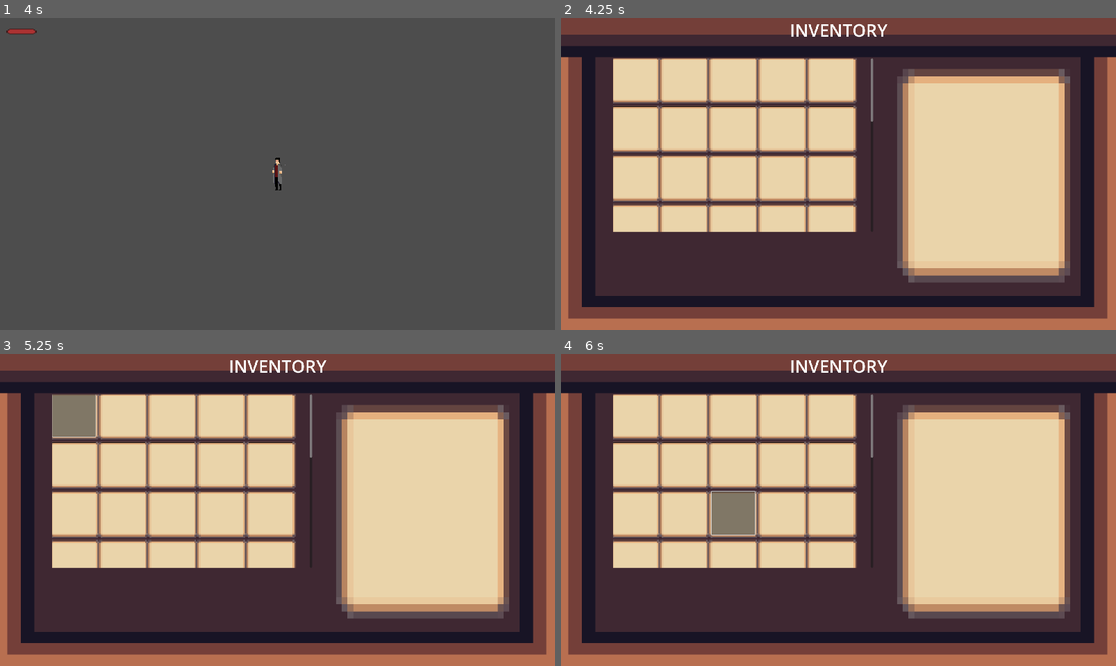
Above: before the commit, frames 1-4 (two rows, left to right).
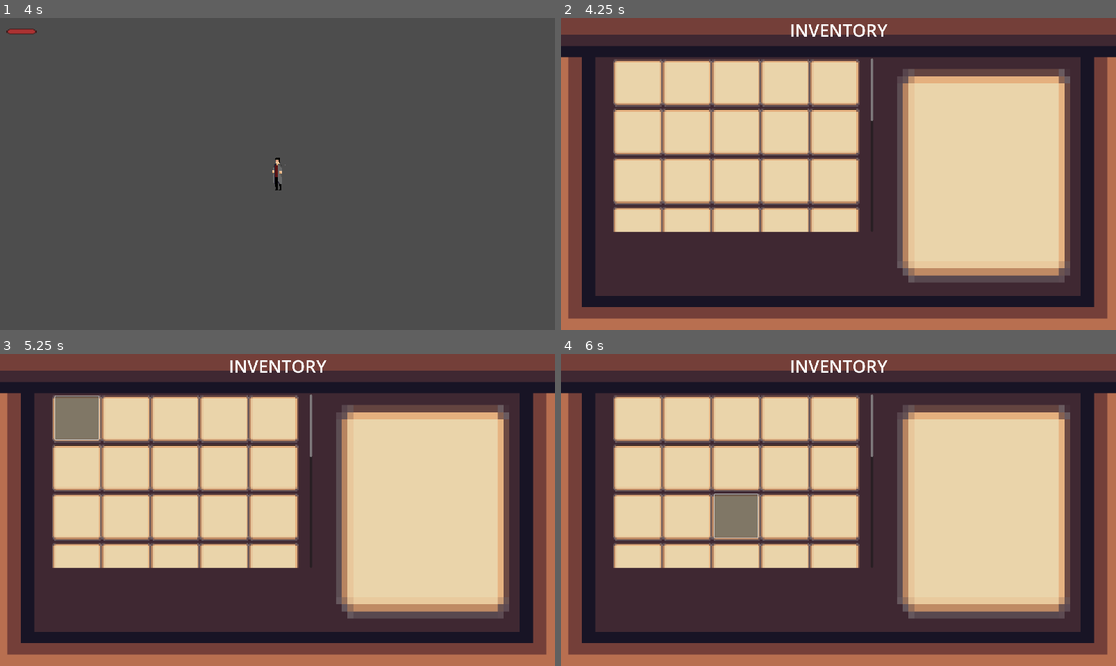
Above: after the commit, the same moments.

Repository: jawadnull/project_fire
Game: Godot game, scene res://Scenes/Main/Main.tscn
Two runs of this game, one before a commit and one after it. Both use one fixed random seed, a clock stepped at 60 frames per second and the inputs below.
Inputs (mouse positions are in pixels of both pictures, inside the frame that each line leads up to):
- Up to frame 1 (4 s): tap Enter at 0.5, 2.75 s; move the mouse to (249, 236) at 0.52 s; hold W (move_up) 0.53-2.03 s; tap Shift (dash) at 0.6, 3.6 s; move the mouse to (444, 220) at 1.27 s; tap F (pick_up) at 1.35 s; tap Space at 2, 3.5 s; move the mouse to (111, 127) at 2.02 s; press the mouse at (111, 127) at 2.03 s; hold A (move_left) 2.03-3.53 s; move the mouse to (305, 174) at 2.77 s; release the mouse at (305, 174) at 2.78 s; tap Q (switch_weapon) at 2.85 s; move the mouse to (194, 96) at 3.52 s; hold S (move_down) from 3.53 s (still down)
- Up to frame 2 (4.25 s): keep holding S (move_down); tap Tab (inventory) at 4.15 s
- Up to frame 3 (5.25 s): move the mouse to (399, 494) at 4.27 s; release S (move_down) at 4.28 s; hold D (move_right) 4.28-5 s; tap F (pick_up) at 4.35 s; click (72, 416) at 5.02 s
- Up to frame 4 (6 s): tap Enter at 5.75 s; move the mouse to (727, 525) at 5.77 s; press the mouse at (727, 525) at 5.78 s; hold W (move_up) from 5.78 s (still down)

Frame 1 is identical in both runs. In frame 2, 7.8% of the frame differs, in the area x 9-57%, y 12-69%; in frame 3, 7.8%; in frame 4, 7.8%.

Commit message:
pre_alpha_0.3.8

Diff:
--- a/Scenes/Characters/player.tscn
+++ b/Scenes/Characters/player.tscn
@@ -122,6 +122,7 @@
 text = "INVENTORY"
 
 [node name="Inventory_UI" parent="Inventory_UI/NinePatchRect" instance=ExtResource("4_oliao")]
+layout_mode = 1
 
 [node name="details" type="NinePatchRect" parent="Inventory_UI"]
 anchors_preset = -1
--- a/Scenes/Inventory/inventory_ui.tscn
+++ b/Scenes/Inventory/inventory_ui.tscn
@@ -11,7 +11,7 @@
 anchor_bottom = 0.5
 offset_left = 180.0
 offset_top = -400.0
-offset_right = 1080.0
+offset_right = 1180.0
 offset_bottom = 200.0
 grow_vertical = 2
 script = ExtResource("1_adc5v")
@@ -24,7 +24,16 @@
 scroll_horizontal_custom_step = 20.0
 scroll_vertical_custom_step = 10.0
 
-[node name="GridContainer" type="GridContainer" parent="ScrollContainer"]
+[node name="MarginContainer" type="MarginContainer" parent="ScrollContainer"]
+layout_mode = 2
+size_flags_horizontal = 3
+size_flags_vertical = 3
+theme_override_constants/margin_left = 10
+theme_override_constants/margin_top = 10
+theme_override_constants/margin_right = 10
+theme_override_constants/margin_bottom = 10
+
+[node name="GridContainer" type="GridContainer" parent="ScrollContainer/MarginContainer"]
 layout_mode = 2
 theme = SubResource("Theme_88mqm")
 theme_override_constants/h_separation = 20
--- a/Scripts/Inventory/inventory_ui.gd
+++ b/Scripts/Inventory/inventory_ui.gd
@@ -1,6 +1,6 @@
 extends Control
 
-@onready var grid_container: GridContainer = $ScrollContainer/GridContainer
+@onready var grid_container: GridContainer = $ScrollContainer/MarginContainer/GridContainer
 @onready var scroll_container: ScrollContainer = $ScrollContainer
 
 # Called when the node enters the scene tree for the first time.
